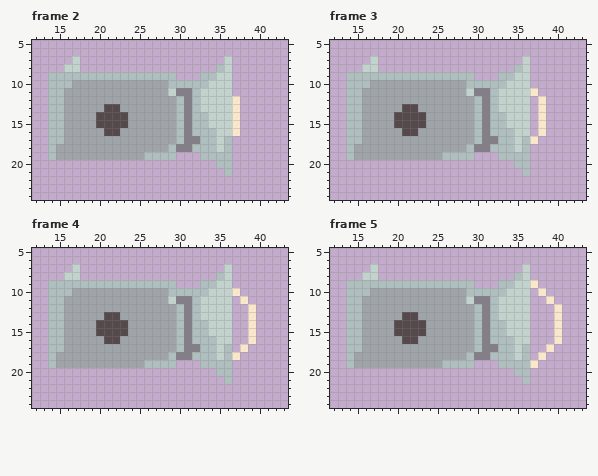
Edited in one commit: pixel-art file (AsepriteFiles/Drafts/Player/Weapons/Animated_weapons/sonicBlaster.ase). This is how it looked before the edit.
45x30 pixels, 12 frames. Shown: frame 2: x 12..43, y 5..24; frame 3: x 12..43, y 5..24; frame 4: x 12..43, y 5..24; frame 5: x 12..43, y 5..24. The commit also changed other frames, which this record leaves out.
After the commit:
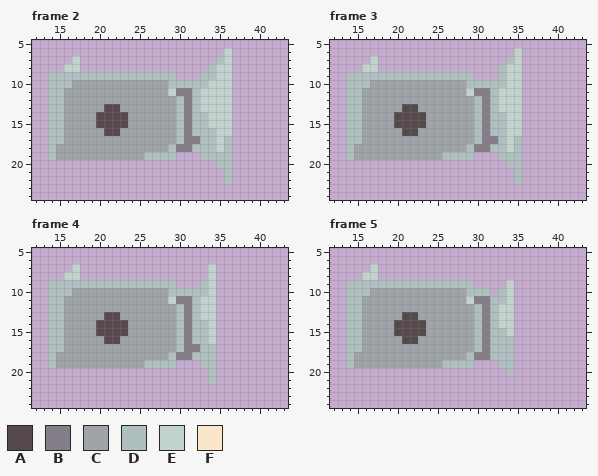
Palette (. is transparent): A #56494c  B #847e89  C #9fa4a9  D #afbfc0  E #c2d3cd  F #fae7cb
Edits made:
--- frame 2, layers "Effects", "Base"
@@ x 32..38 @@
  5 .......
- 6 .......
- 7 ....E..
- 8 ...DE..
+ 6 ....E..
+ 7 ...DE..
+ 8 ..DEE..
  9 .DDEE..
@@ x 35..39 @@
 11 EE...
-12 EEF..
-13 EEF..
-14 EEF..
-15 EEF..
-16 EEF..
+12 EE...
+13 EE...
+14 EE...
+15 EE...
+16 EE...
 17 ED...
@@ x 34..38 @@
 21 ..D..
-22 .....
+22 ..D..
 23 .....
--- frame 3, layers "Effects", "Base"
@@ x 31..40 @@
  5 ..........
- 6 ..........
- 7 .....E....
- 8 ....DE....
- 9 ..DDEE....
-10 DDDEEE....
-11 BDEEEEF...
-12 BDEEEE.F..
-13 BDEEEE.F..
-14 BDDEEE.F..
-15 BDDEEE.F..
-16 BDDDEE.F..
-17 BBDDEDF...
-18 BDDDED....
-19 ..DDDD....
-20 ....DD....
-21 .....D....
-22 ..........
+ 6 ....E.....
+ 7 ...DE.....
+ 8 ..DEE.....
+ 9 ..DEE.....
+10 DDDEE.....
+11 BDEEE.....
+12 BDEEE.....
+13 BDEEE.....
+14 BDDEE.....
+15 BDDEE.....
+16 BDDEE.....
+17 BBDED.....
+18 BDDED.....
+19 ..DDD.....
+20 ...DD.....
+21 ....D.....
+22 ....D.....
 23 ..........
--- frame 4, layers "Effects", "Base"
@@ x 32..41 @@
  6 ..........
- 7 ....E.....
- 8 ...DE.....
- 9 .DDEE.....
-10 DDEEEF....
-11 DEEEE.F...
-12 DEEEE..F..
-13 DEEEE..F..
-14 DDEEE..F..
-15 DDEEE..F..
-16 DDDEE..F..
-17 BDDED.F...
-18 DDDEDF....
-19 .DDDD.....
-20 ...DD.....
-21 ....D.....
+ 7 ..E.......
+ 8 ..E.......
+ 9 .DE.......
+10 DDE.......
+11 DEE.......
+12 DEE.......
+13 DEE.......
+14 DDE.......
+15 DDE.......
+16 DDE.......
+17 BDD.......
+18 DDD.......
+19 .DD.......
+20 ..D.......
+21 ..D.......
 22 ..........
--- frame 5, layers "Effects", "Base"
@@ x 30..42 @@
  6 .............
- 7 ......E......
- 8 .....DE......
- 9 ...DDEEF.....
-10 DDDDEEE.F....
-11 BBDEEEE..F...
-12 DBDEEEE...F..
-13 DBDEEEE...F..
-14 DBDDEEE...F..
-15 DBDDEEE...F..
-16 DBDDDEE...F..
-17 DBBDDED..F...
-18 BBDDDED.F....
-19 ...DDDDF.....
-20 .....DD......
-21 ......D......
+ 7 .............
+ 8 .............
+ 9 ....E........
+10 DD.DE........
+11 BBDDE........
+12 DBDEE........
+13 DBDEE........
+14 DBDEE........
+15 DBDDE........
+16 DBDDD........
+17 DBDDD........
+18 BBDDD........
+19 ...DD........
+20 ....D........
+21 .............
 22 .............
